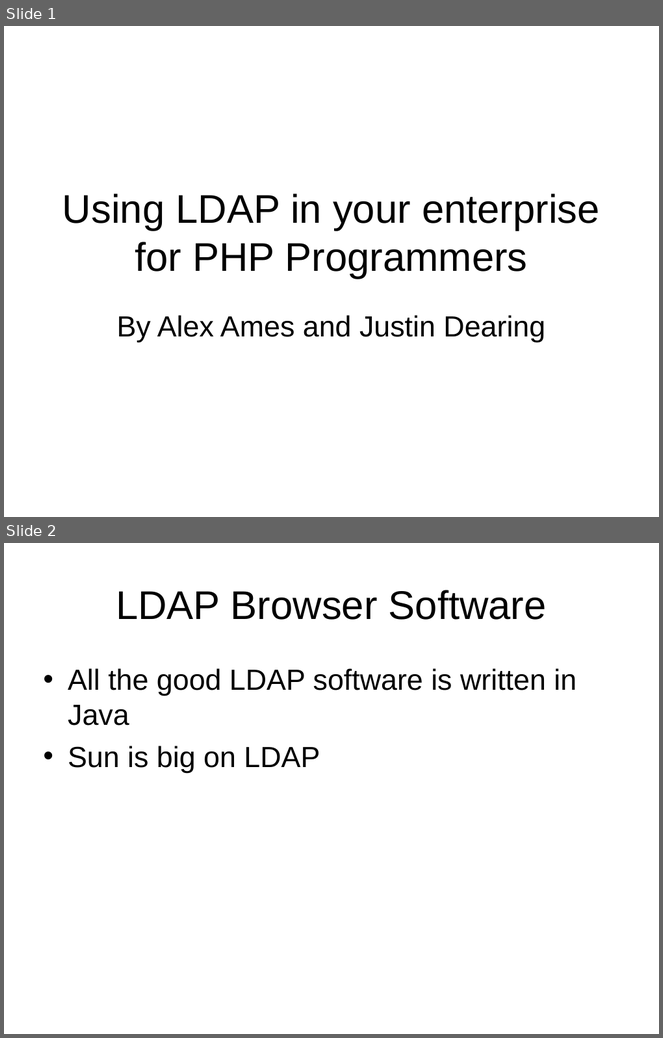
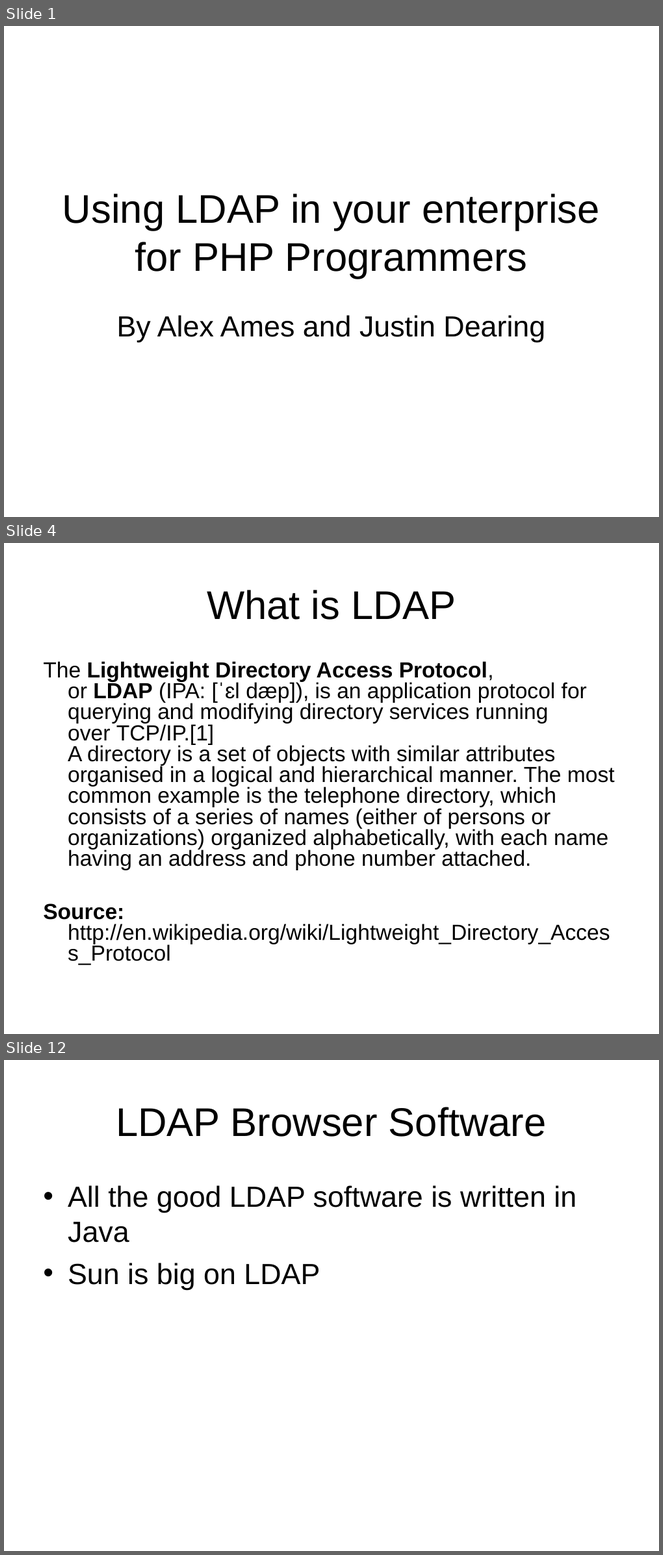
Before and after one commit to LIPHP/LDAP-Talk, a slide deck: Docs/LIPHP-Using LDAP with PHP.ppt. Shown one above the other, each under a label of ours: slides 1 and 2 before the commit, slides 1, 4 and 12 after it; the slides between them are not shown. The pictures are 663x1038 and 663x1555 pixels, drawn with LibreOffice and Linux fonts; fonts in the diff are those of the drawing. Boxes give left, top, right and bottom in pixels: in the first picture for what was removed or moved away, otherwise in the second. Text is boxed around its words. In the diff, an @@ line names an element or a change of style, - is before the commit and + after.

Commit message:
Added more slides.

```diff
--- a/Docs/LIPHP-Using LDAP with PHP.ppt
+++ b/Docs/LIPHP-Using LDAP with PHP.ppt
@@ slide 4 added at (4, 543, 659, 1034), background #FFFFFF @@
@@ title added at (207, 590, 456, 620), 44 pt, text #000000 @@
+What is LDAP
@@ text added at (43, 661, 615, 965), 24 pt, text #000000 @@
+The Lightweight Directory Access Protocol, or LDAP (IPA: [ˈɛl dæp]), is an application protocol for querying and modifying directory services running over TCP/IP.[1]
+A directory is a set of objects with similar attributes organised in a logical and hierarchical manner. The most common example is the telephone directory, which consists of a series of names (either of persons or organizations) organized alphabetically, with each name having an address and phone number attached.
+Source: http://en.wikipedia.org/wiki/Lightweight_Directory_Access_Protocol
@@ what was slide 2 is now slide 12 @@
```
Also in this commit, not shown: 11 other slides added.
